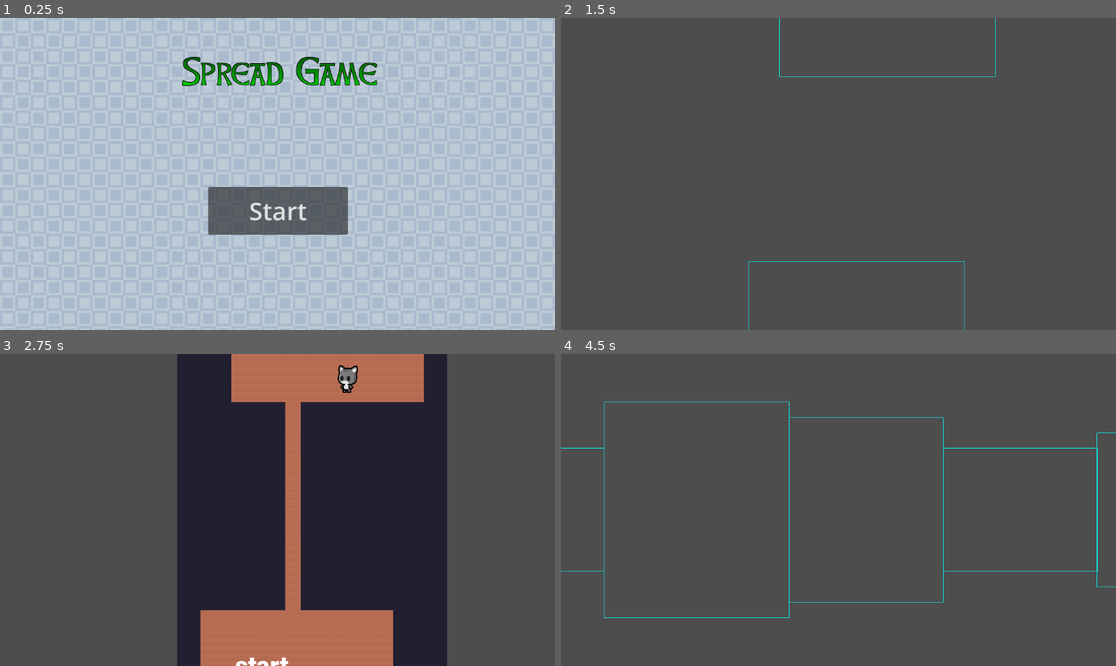
Above: before the commit, frames 1-4 (two rows, left to right).
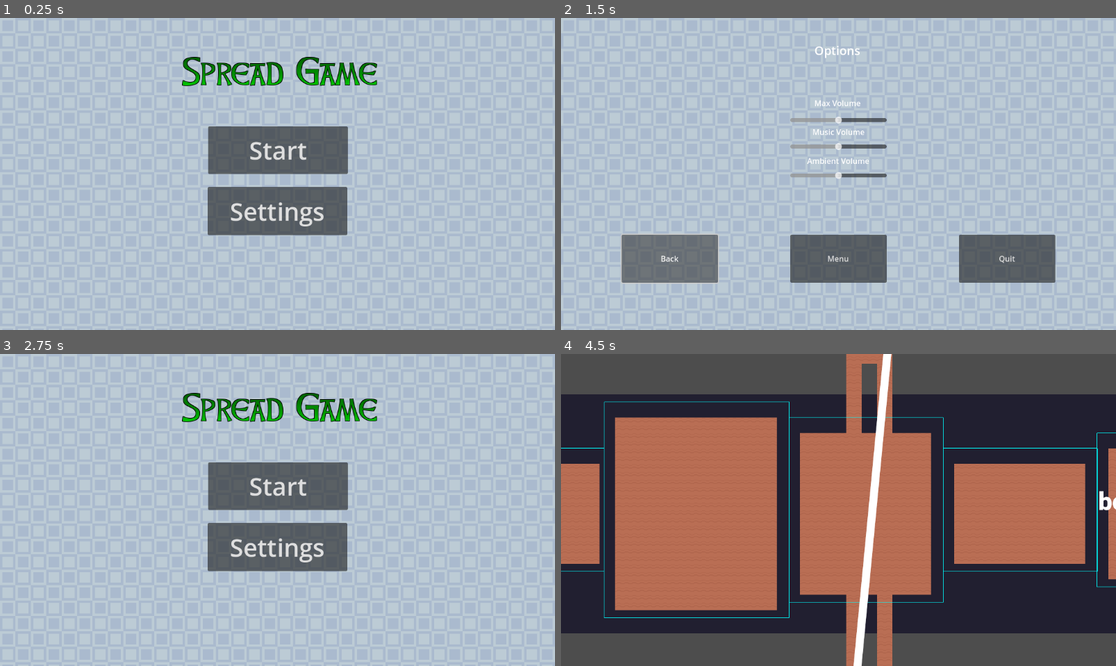
Above: after the commit, the same moments.

Repository: zamolnar/Spread-Game
Game: Godot game, scene res://scenesAndScripts/Title_screen.tscn
Two runs of this game, one before a commit and one after it. Both use one fixed random seed, a clock stepped at 60 frames per second and the inputs below.
Inputs (mouse positions are in pixels of both pictures, inside the frame that each line leads up to):
- Up to frame 1 (0.25 s): no input
- Up to frame 2 (1.5 s): click (838, 211) at 0.5 s, where only the run after the commit has a clickable "Settings"; click (672, 258) at 1.25 s, where only the run after the commit has a clickable "Back"
- Up to frame 3 (2.75 s): click (277, 594) at 2 s, where only the run after the commit has a clickable "Menu"
- Up to frame 4 (4.5 s): click (838, 485) at 2.75 s, where only the run after the commit has a clickable "Start"; hold D (Right) 3.53-4.28 s; tap Space (ui_select) at 3.77 s; tap Enter at 4.25 s; hold S (Down) from 4.28 s (still down)

The runs differ from the first frame. In frame 1, 4.5% of the frame differs, in the area x 37-63%, y 34-70%; in frame 2, 95%; in frame 3, 100%, in the area x 0-100%, y 0-100%; in frame 4, 77%.

Commit message:
Settings screen / audio busses
added a settings screen that changes the audio busses through the game, but I still need to go back through fix some things like the bar not saving where it was when first changed

Diff:
--- /dev/null
+++ b/default_bus_layout.tres
@@ -0,0 +1,27 @@
+[gd_resource type="AudioBusLayout" format=3 uid="uid://cbx3m6uuqjt86"]
+
+[resource]
+bus/1/name = &"Active"
+bus/1/solo = false
+bus/1/mute = false
+bus/1/bypass_fx = false
+bus/1/volume_db = 0.0
+bus/1/send = &"Master"
+bus/2/name = &"Inactive"
+bus/2/solo = false
+bus/2/mute = false
+bus/2/bypass_fx = false
+bus/2/volume_db = 0.0
+bus/2/send = &"Master"
+bus/3/name = &"Title"
+bus/3/solo = false
+bus/3/mute = false
+bus/3/bypass_fx = false
+bus/3/volume_db = 0.0
+bus/3/send = &"Master"
+bus/4/name = &"Boss"
+bus/4/solo = false
+bus/4/mute = false
+bus/4/bypass_fx = false
+bus/4/volume_db = 0.0
+bus/4/send = &"Master"
--- a/scenesAndScripts/Title_screen.gd
+++ b/scenesAndScripts/Title_screen.gd
@@ -13,3 +13,8 @@
 #function to call main scene from title screen
 func _on_button_pressed():
 	get_tree().change_scene_to_file("res://scenesAndScripts/Dungeon.tscn")
+
+
+func _on_settings_button_pressed():
+	get_tree().change_scene_to_file("res://scenesAndScripts/settings_screen.tscn")
+	pass # Replace with function body.
--- a/scenesAndScripts/Title_screen.tscn
+++ b/scenesAndScripts/Title_screen.tscn
@@ -34,12 +34,28 @@
 anchor_right = 0.5
 anchor_bottom = 0.5
 offset_left = -144.0
-offset_top = 27.0
+offset_top = -99.0
 offset_right = 146.0
-offset_bottom = 126.0
+offset_bottom = -0.000732422
 grow_horizontal = 2
 grow_vertical = 2
 theme_override_font_sizes/font_size = 51
 text = "Start"
 
+[node name="SettingsButton" type="Button" parent="."]
+anchors_preset = 8
+anchor_left = 0.5
+anchor_top = 0.5
+anchor_right = 0.5
+anchor_bottom = 0.5
+offset_left = -145.0
+offset_top = 27.0
+offset_right = 145.0
+offset_bottom = 127.0
+grow_horizontal = 2
+grow_vertical = 2
+theme_override_font_sizes/font_size = 51
+text = "Settings"
+
 [connection signal="pressed" from="Button" to="." method="_on_button_pressed"]
+[connection signal="pressed" from="SettingsButton" to="." method="_on_settings_button_pressed"]
--- /dev/null
+++ b/scenesAndScripts/settings_screen.gd
@@ -0,0 +1,40 @@
+extends Node
+
+#also got to change music depending on if the go into settings (Active vs Inactive)
+
+#sets the bus volume by passing a float from slider into db value
+func _set_bus_volume(bus_index: int, value: float) -> void:
+	AudioServer.set_bus_volume_db(bus_index, linear_to_db(value))
+	AudioServer.set_bus_mute(bus_index, value < 1)
+
+#back to game
+func _on_back_button_pressed():
+	#return to dungeon scene
+	pass # Replace with function body.
+
+#quit out of game
+func _on_quit_button_pressed():
+	get_tree().quit()
+	pass # Replace with function body.
+
+#return to main menu
+func _on_menu_button_pressed():
+	get_tree().change_scene_to_file("res://scenesAndScripts/Title_screen.tscn")
+	pass # Replace with function body.
+
+#change max volume (change every audio bus)
+func _on_max_volume_slider_value_changed(value):
+
+	pass # Replace with function body.
+
+#change music volume related busses
+func _on_music_volume_slider_value_changed(value) -> void:
+	_set_bus_volume(1, value)
+	_set_bus_volume(2, value)
+	_set_bus_volume(3, value)
+	_set_bus_volume(4, value)
+	pass # Replace with function body.
+
+#change ambient volume related busses
+func _on_ambient_volume_slider_value_changed(value):
+	pass # Replace with function body.
--- /dev/null
+++ b/scenesAndScripts/settings_screen.tscn
@@ -0,0 +1,229 @@
+[gd_scene load_steps=6 format=3 uid="uid://ciu7in1rygxxf"]
+
+[ext_resource type="Script" path="res://scenesAndScripts/settings_screen.gd" id="1_bq8on"]
+[ext_resource type="Texture2D" uid="uid://c7oe8b2dmp4t8" path="res://Assets/placeholderArt/Blue.png" id="1_tr2tq"]
+[ext_resource type="AudioStream" uid="uid://dgmp20dhs70mf" path="res://Assets/music/Pirate_Level_inactive.wav" id="3_6i453"]
+[ext_resource type="AudioStream" uid="uid://b5hku5gldt0hj" path="res://Assets/music/Pirate_Level_active.wav" id="3_acoc3"]
+[ext_resource type="AudioStream" uid="uid://db2g4pmlo8n51" path="res://Assets/music/Pirate_Title.wav" id="4_foqg4"]
+
+[node name="Settings_screen" type="Node"]
+script = ExtResource("1_bq8on")
+
+[node name="ActiveMusicBus" type="AudioStreamPlayer2D" parent="."]
+stream = ExtResource("3_acoc3")
+volume_db = -40.0
+bus = &"Active"
+
+[node name="InactiveMusicBus" type="AudioStreamPlayer2D" parent="."]
+stream = ExtResource("3_6i453")
+volume_db = -40.0
+autoplay = true
+bus = &"Inactive"
+
+[node name="TitleMusicBus" type="AudioStreamPlayer2D" parent="."]
+stream = ExtResource("4_foqg4")
+volume_db = -40.0
+bus = &"Title"
+
+[node name="BossMusicBus" type="AudioStreamPlayer2D" parent="."]
+stream = ExtResource("3_acoc3")
+volume_db = -40.0
+bus = &"Boss"
+
+[node name="Control" type="Control" parent="."]
+layout_mode = 3
+anchors_preset = 15
+anchor_right = 1.0
+anchor_bottom = 1.0
+grow_horizontal = 2
+grow_vertical = 2
+
+[node name="BackGroundTexture" type="TextureRect" parent="Control"]
+layout_mode = 1
+anchors_preset = 15
+anchor_right = 1.0
+anchor_bottom = 1.0
+grow_horizontal = 2
+grow_vertical = 2
+size_flags_horizontal = 4
+texture = ExtResource("1_tr2tq")
+expand_mode = 1
+stretch_mode = 1
+
+[node name="Options" type="Label" parent="Control"]
+layout_mode = 1
+anchors_preset = -1
+anchor_left = 0.498
+anchor_top = 0.104
+anchor_right = 0.498
+anchor_bottom = 0.104
+offset_left = -47.696
+offset_top = -17.392
+offset_right = 48.3041
+offset_bottom = 17.608
+grow_horizontal = 2
+size_flags_horizontal = 4
+theme_override_font_sizes/font_size = 25
+text = "Options"
+horizontal_alignment = 1
+vertical_alignment = 1
+
+[node name="MaxVolume" type="Label" parent="Control"]
+layout_mode = 1
+anchors_preset = -1
+anchor_left = 0.498
+anchor_top = 0.272
+anchor_right = 0.498
+anchor_bottom = 0.272
+offset_left = -47.696
+offset_top = -11.256
+offset_right = 48.3041
+offset_bottom = 11.744
+grow_horizontal = 2
+grow_vertical = 2
+text = "Max Volume"
+horizontal_alignment = 1
+vertical_alignment = 1
+
+[node name="MaxVolumeSlider" type="HSlider" parent="Control"]
+layout_mode = 1
+anchors_preset = -1
+anchor_left = 0.5
+anchor_top = 0.328
+anchor_right = 0.5
+anchor_bottom = 0.328
+offset_left = -100.0
+offset_top = -17.544
+offset_right = 100.0
+offset_bottom = 17.456
+grow_horizontal = 2
+grow_vertical = 2
+size_flags_vertical = 3
+step = 0.01
+value = 50.0
+
+[node name="MusicVolume" type="Label" parent="Control"]
+layout_mode = 1
+anchors_preset = -1
+anchor_left = 0.5
+anchor_top = 0.365
+anchor_right = 0.5
+anchor_bottom = 0.365
+offset_left = -54.5
+offset_top = -11.52
+offset_right = 54.5
+offset_bottom = 11.4802
+grow_horizontal = 2
+grow_vertical = 2
+text = "Music Volume"
+horizontal_alignment = 1
+vertical_alignment = 1
+
+[node name="MusicVolumeSlider" type="HSlider" parent="Control"]
+layout_mode = 1
+anchors_preset = -1
+anchor_left = 0.5
+anchor_top = 0.413
+anchor_right = 0.5
+anchor_bottom = 0.413
+offset_left = -100.0
+offset_top = -17.624
+offset_right = 100.0
+offset_bottom = 17.376
+grow_horizontal = 2
+grow_vertical = 2
+size_flags_vertical = 3
+step = 0.01
+value = 50.0
+
+[node name="AmbientVolume" type="Label" parent="Control"]
+layout_mode = 1
+anchors_preset = -1
+anchor_left = 0.5
+anchor_top = 0.458
+anchor_right = 0.5
+anchor_bottom = 0.458
+offset_left = -65.0
+offset_top = -11.784
+offset_right = 65.0
+offset_bottom = 11.216
+grow_horizontal = 2
+grow_vertical = 2
+text = "Ambient Volume"
+horizontal_alignment = 1
+vertical_alignment = 1
+
+[node name="AmbientVolumeSlider" type="HSlider" parent="Control"]
+layout_mode = 1
+anchors_preset = -1
+anchor_left = 0.5
+anchor_top = 0.505
+anchor_right = 0.5
+anchor_bottom = 0.505
+offset_left = -100.0
+offset_top = -17.24
+offset_right = 100.0
+offset_bottom = 17.76
+grow_horizontal = 2
+grow_vertical = 2
+size_flags_vertical = 3
+step = 0.01
+value = 50.0
+
+[node name="BackButton" type="Button" parent="Control"]
+layout_direction = 1
+layout_mode = 1
+anchors_preset = -1
+anchor_left = 0.196
+anchor_top = 0.772
+anchor_right = 0.196
+anchor_bottom = 0.772
+offset_left = -99.792
+offset_top = -50.256
+offset_right = 100.208
+offset_bottom = 49.7436
+grow_vertical = 0
+text = "Back"
+
+[node name="QuitButton" type="Button" parent="Control"]
+layout_direction = 1
+layout_mode = 1
+anchors_preset = -1
+anchor_left = 0.804
+anchor_top = 0.772
+anchor_right = 0.804
+anchor_bottom = 0.772
+offset_left = -100.208
+offset_top = -50.256
+offset_right = 99.792
+offset_bottom = 49.744
+grow_horizontal = 0
+grow_vertical = 0
+text = "Quit"
+
+[node name="MenuButton" type="Button" parent="Control"]
+layout_direction = 1
+layout_mode = 1
+anchors_preset = -1
+anchor_left = 0.5
+anchor_top = 0.772
+anchor_right = 0.5
+anchor_bottom = 0.772
+offset_left = -100.0
+offset_top = -50.256
+offset_right = 100.0
+offset_bottom = 49.744
+grow_horizontal = 2
+grow_vertical = 0
+text = "Menu
+"
+
+[connection signal="drag_ended" from="Control/MaxVolumeSlider" to="." method="_on_max_volume_slider_drag_ended"]
+[connection signal="value_changed" from="Control/MaxVolumeSlider" to="." method="_on_max_volume_slider_value_changed"]
+[connection signal="drag_ended" from="Control/MusicVolumeSlider" to="." method="_on_music_volume_slider_drag_ended"]
+[connection signal="value_changed" from="Control/MusicVolumeSlider" to="." method="_on_music_volume_slider_value_changed"]
+[connection signal="drag_ended" from="Control/AmbientVolumeSlider" to="." method="_on_ambient_volume_slider_drag_ended"]
+[connection signal="value_changed" from="Control/AmbientVolumeSlider" to="." method="_on_ambient_volume_slider_value_changed"]
+[connection signal="pressed" from="Control/BackButton" to="." method="_on_back_button_pressed"]
+[connection signal="pressed" from="Control/QuitButton" to="." method="_on_quit_button_pressed"]
+[connection signal="pressed" from="Control/MenuButton" to="." method="_on_menu_button_pressed"]
